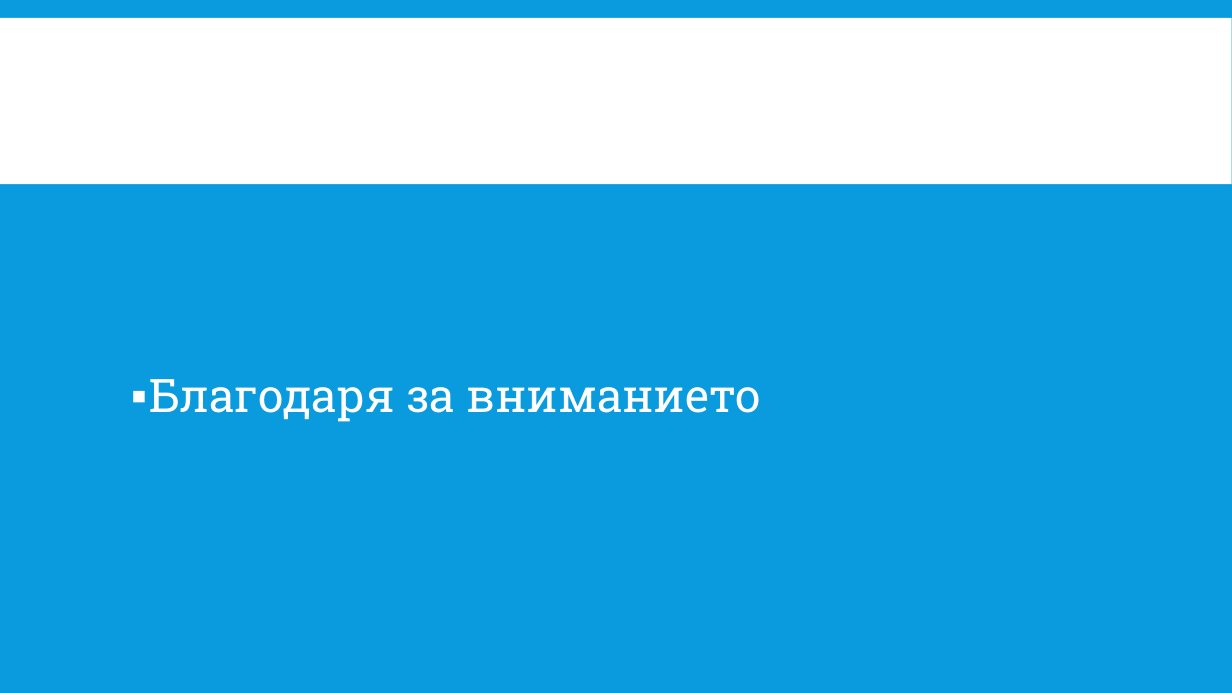
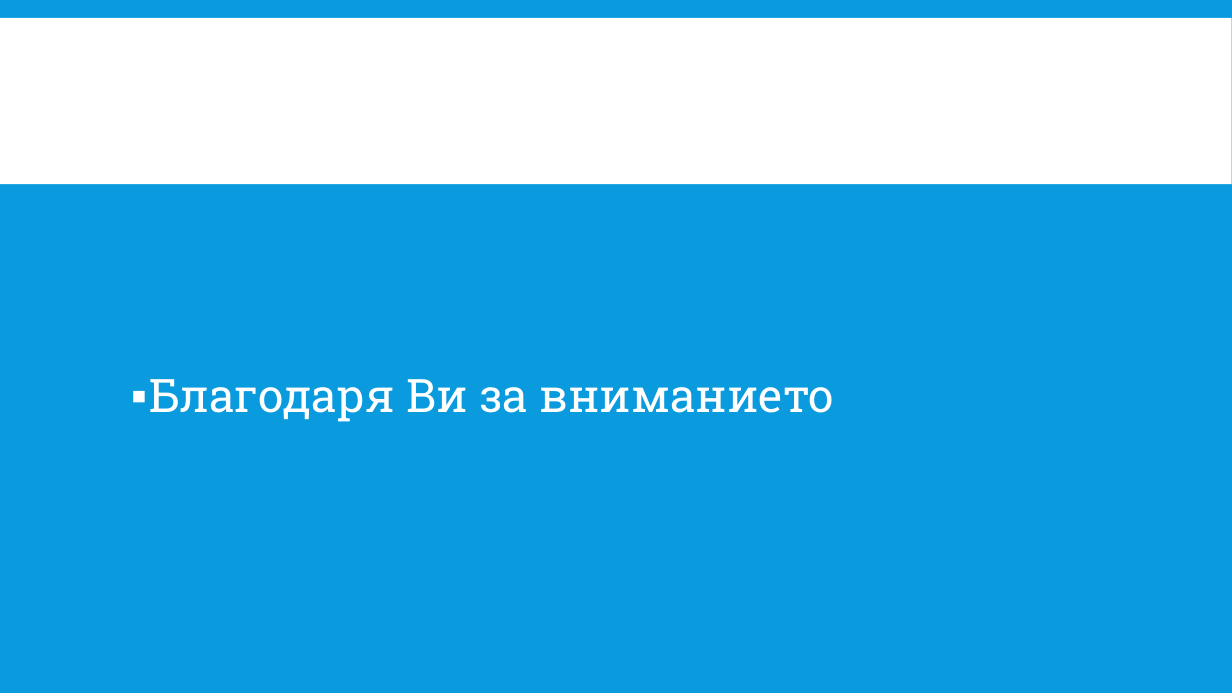
Before and after one commit to pgee-dzi2024/ThemeSP_2607, a slide deck: slide 10 of DR/защита.pptx. Drawn at 1232x693 pixels with LibreOffice and Linux fonts; fonts in the diff are those of the drawing. Boxes give left, top, right and bottom in pixels: in the first picture for what was removed or moved away, otherwise in the second. Text is boxed around its words. In the diff, an @@ line names an element or a change of style, - is before the commit and + after.

```diff
--- a/DR/защита.pptx
+++ b/DR/защита.pptx
@@ text at (149, 379, 835, 422): text changed @@
-▪ Благодаря за вниманието
+▪ Благодаря Ви за вниманието
```
Also in this commit, not shown: 1 other slide changed.
